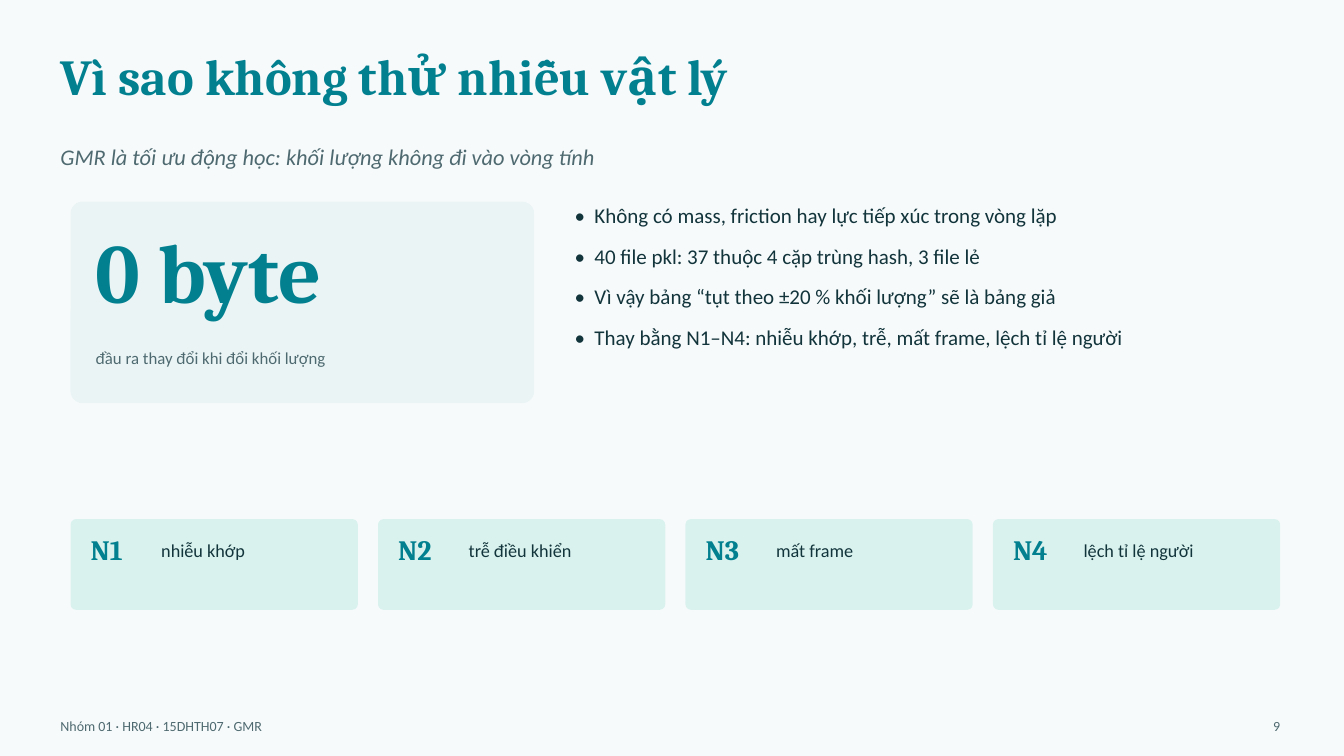
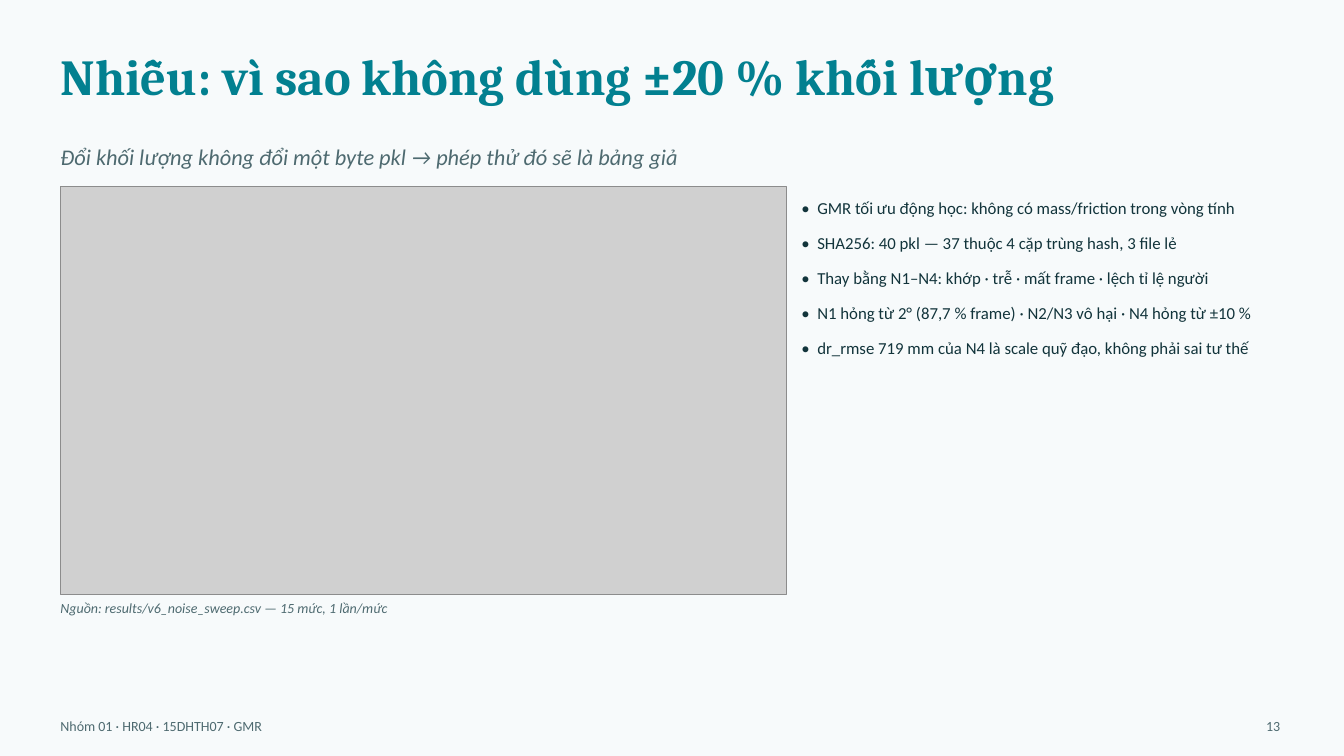
Before and after one commit to mtzwyu/GMR-Humanoid-Retargeting-Benchmark, a slide deck: slide 13 of report/slides.pptx (slide 9 before the commit). Drawn at 1344x756 pixels with LibreOffice and Linux fonts; fonts in the diff are those of the drawing; grey boxes stand for pictures. Boxes give left, top, right and bottom in pixels: in the first picture for what was removed or moved away, otherwise in the second. Text is boxed around its words. In the diff, an @@ line names an element or a change of style, - is before the commit and + after.

Commit message:
slides: dung thu tu slides.md (16 slide), sua 7 su co/15 muc, gan Vy slide 13; sua README/results

```diff
--- a/report/slides.pptx
+++ b/report/slides.pptx
@@ text at box(60, 59, 724, 106): text changed @@
-Vì sao không thử nhiễu vật lý
+Nhiễu: vì sao không dùng ±20 % khối lượng
@@ text at box(60, 147, 677, 169): text changed @@
-GMR là tối ưu động học: khối lượng không đi vào vòng tính
+Đổi khối lượng không đổi một byte pkl → phép thử đó sẽ là bảng giả
@@ picture added at box(60, 187, 786, 595) @@
@@ rounded rectangle removed at box(71, 202, 534, 403) @@
@@ text at box(817, 201, 1249, 357): text changed; size 15 to 12 pt @@
-• Không có mass, friction hay lực tiếp xúc trong vòng lặp
-• 40 file pkl: 37 thuộc 4 cặp trùng hash, 3 file lẻ
-• Vì vậy bảng “tụt theo ±20 % khối lượng” sẽ là bảng giả
-• Thay bằng N1–N4: nhiễu khớp, trễ, mất frame, lệch tỉ lệ người
+• GMR tối ưu động học: không có mass/friction trong vòng tính
+• SHA256: 40 pkl — 37 thuộc 4 cặp trùng hash, 3 file lẻ
+• Thay bằng N1–N4: khớp · trễ · mất frame · lệch tỉ lệ người
+• N1 hỏng từ 2° (87,7 % frame) · N2/N3 vô hại · N4 hỏng từ ±10 %
+• dr_rmse 719 mm của N4 là scale quỹ đạo, không phải sai tư thế
@@ text removed at box(96, 244, 321, 321) @@
-0 byte
@@ text removed at box(96, 351, 325, 367) @@
-đầu ra thay đổi khi đổi khối lượng
@@ rounded rectangle removed at box(71, 519, 358, 610) @@
@@ rounded rectangle removed at box(378, 519, 665, 610) @@
@@ rounded rectangle removed at box(686, 519, 973, 610) @@
@@ rounded rectangle removed at box(993, 519, 1280, 610) @@
@@ text removed at box(91, 541, 123, 560) @@
-N1
@@ text removed at box(161, 542, 245, 560) @@
-nhiễu khớp
@@ text removed at box(398, 541, 431, 560) @@
-N2
@@ text removed at box(469, 542, 572, 557) @@
-trễ điều khiển
@@ text removed at box(706, 541, 739, 561) @@
-N3
@@ text removed at box(776, 543, 853, 557) @@
-mất frame
@@ text removed at box(1013, 541, 1048, 560) @@
-N4
@@ text removed at box(1084, 544, 1194, 560) @@
-lệch tỉ lệ người
@@ text added at box(60, 602, 387, 616), 10 pt, text #4E6A70, italic @@
+Nguồn: results/v6_noise_sweep.csv — 15 mức, 1 lần/mức
@@ text at box(1266, 722, 1280, 731): text changed @@
-9
+13
```
Also in this commit, not shown: 8 other slides changed, 6 slides added, 6 slides removed, 6 other files.
